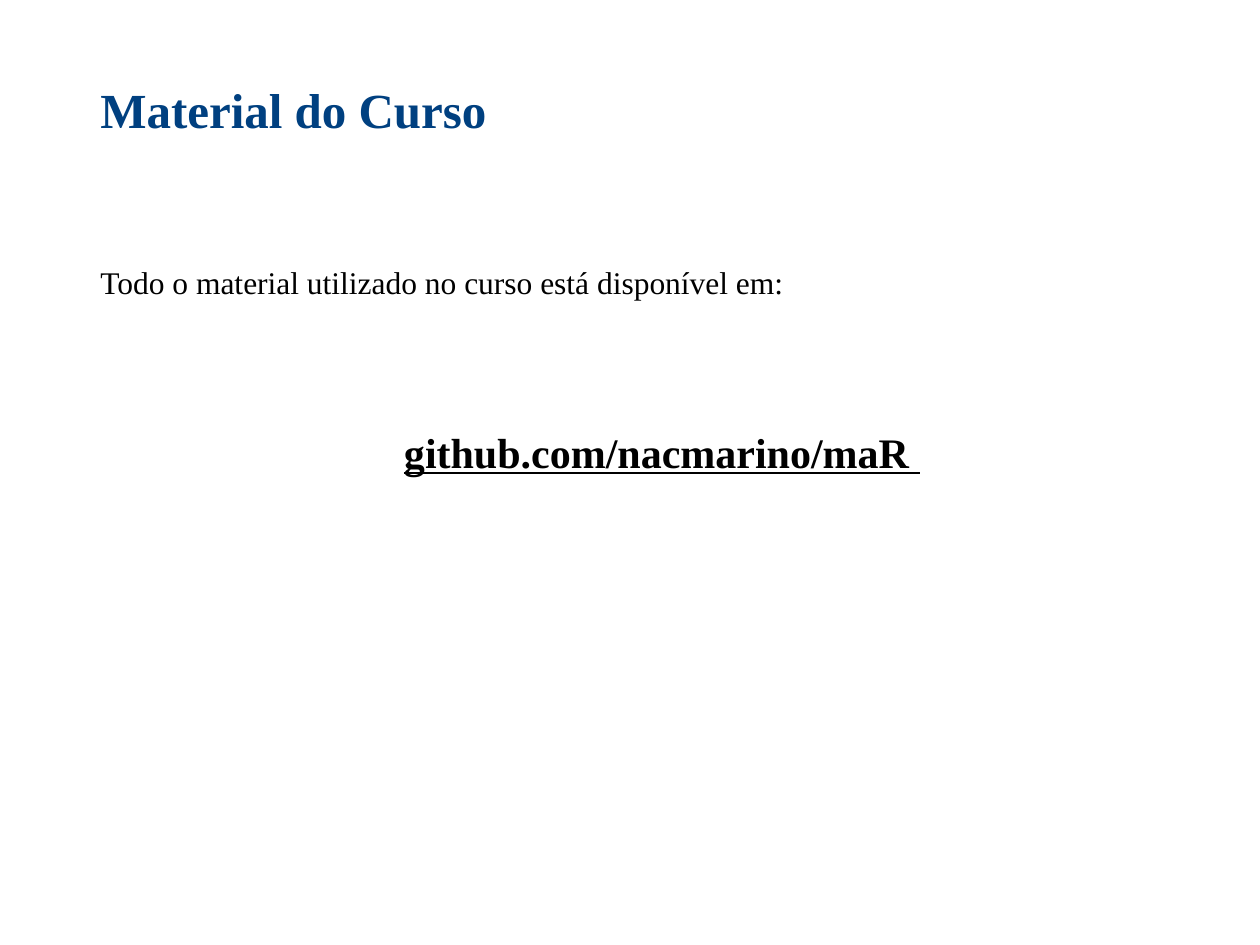
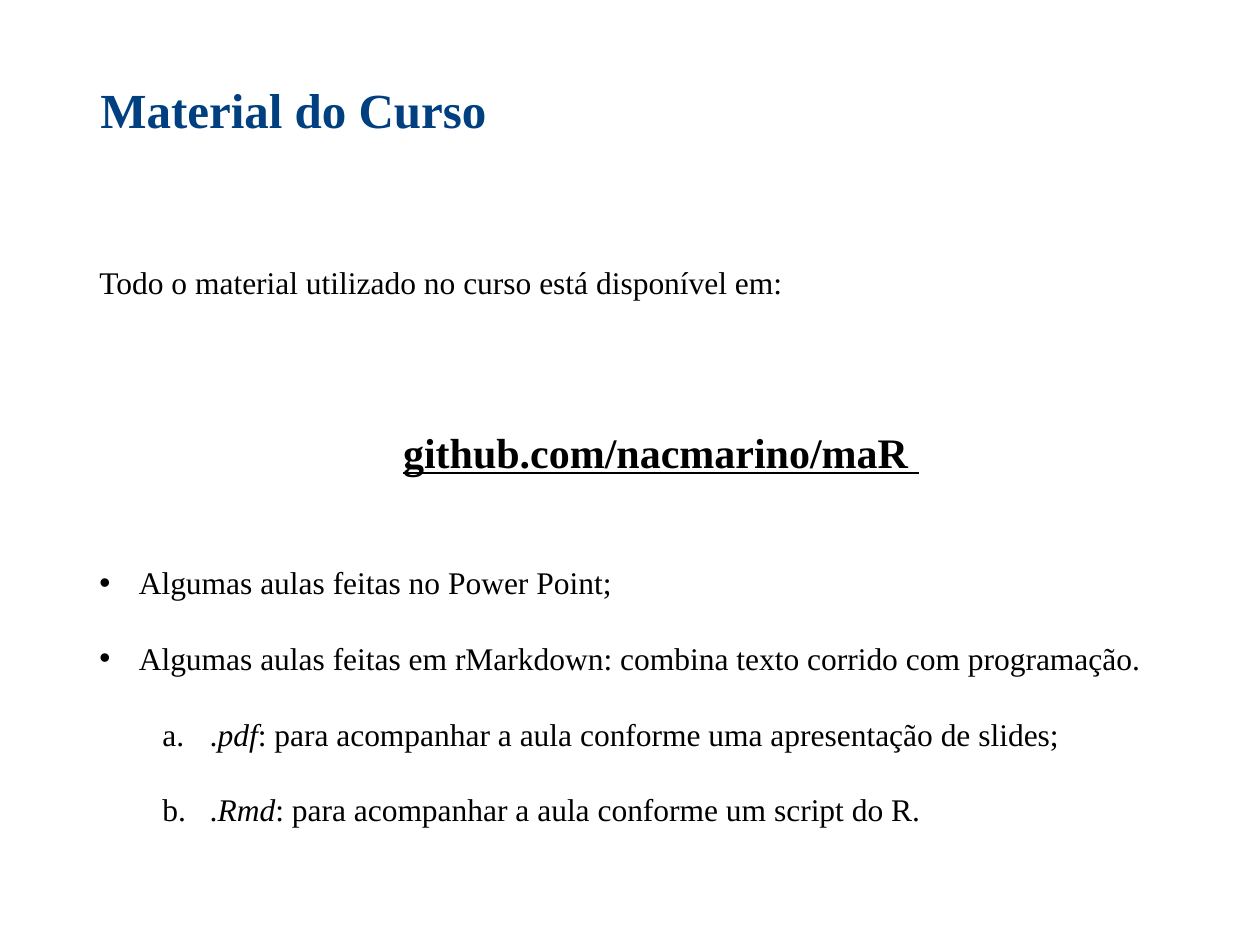
Before and after one commit to nacmarino/maR, a slide deck: slide 19 of 01 - apresentacao e estrutura do curso/Estrutura do Curso.pptx. Drawn at 1260x945 pixels with LibreOffice and Linux fonts; fonts in the diff are those of the drawing. Boxes give left, top, right and bottom in pixels: in the first picture for what was removed or moved away, otherwise in the second. Text is boxed around its words. In the diff, an @@ line names an element or a change of style, - is before the commit and + after.

```diff
--- a/01 - apresentacao e estrutura do curso/Estrutura do Curso.pptx
+++ b/01 - apresentacao e estrutura do curso/Estrutura do Curso.pptx
@@ text added at [139, 572, 1140, 828], 18 pt, text #000000 @@
+• Algumas aulas feitas no Power Point;
+• Algumas aulas feitas em rMarkdown: combina texto corrido com programação.
+  a. .pdf: para acompanhar a aula conforme uma apresentação de slides;
+  b. .Rmd: para acompanhar a aula conforme um script do R.
```
Also in this commit, not shown: 1 slide added.
